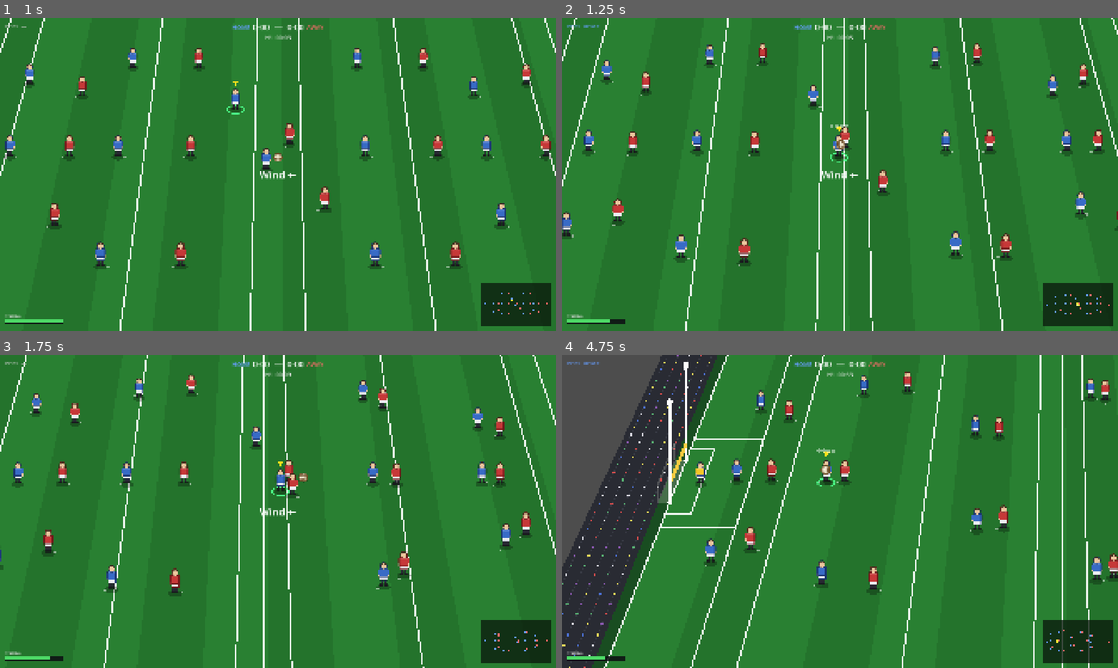
Above: before the commit, frames 1-4 (two rows, left to right).
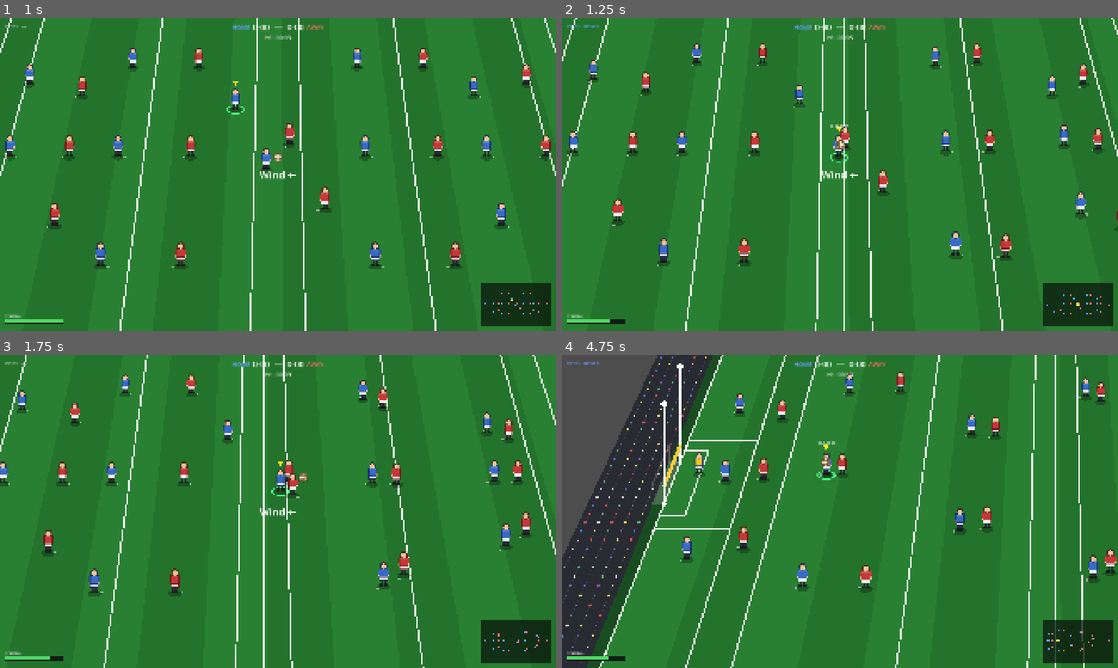
Above: after the commit, the same moments.

Repository: cathalging/gaelic-football
Game: Godot game, scene res://ui/main_menu/main_menu.tscn
The game is run twice, just before and just after one commit, with the same random seed, the same clock (stepped at 60 frames per second) and the same inputs.
Inputs (mouse positions are in pixels of both pictures, inside the frame that each line leads up to):
- Up to frame 1 (1 s): click "Quick Play" at 0.5 s
- Up to frame 2 (1.25 s): no input
- Up to frame 3 (1.75 s): tap Enter at 1.25 s; move the mouse to (400, 495) at 1.27 s; press the mouse at (400, 495) at 1.28 s; hold D (move_right) from 1.28 s (still down); right-click (400, 495) at 1.55 s
- Up to frame 4 (4.75 s): move the mouse to (728, 527) at 2.02 s; release D (move_right) at 2.03 s; release the mouse at (728, 527) at 2.03 s; hold S (move_down) 2.03-2.78 s; right-click (728, 527) at 2.1 s; tap F (tackle) at 2.3, 4.55 s; move the mouse to (895, 442) at 2.77 s; hold D (move_right) 2.78-3.53 s; hold F (tackle) 2.78-3.53 s; click (895, 442) at 3.05 s; move the mouse to (812, 574) at 3.52 s; hold W (move_up) 3.53-4.28 s; tap V (bounce) at 3.6 s; click (812, 574) at 3.67 s; right-click (812, 574) at 3.8 s; move the mouse to (1006, 558) at 4.27 s; hold A (move_left) from 4.28 s (still down); hold E (jockey) from 4.28 s (still down)

Frame 1 is identical in both runs. In frame 2, 1.9% of the frame differs, in the area x 0-98%, y 8-95%; in frame 3, 2.4%; in frame 4, 12%, in the area x 0-100%, y 0-100%.

Commit message:
AI: tactics-driven steering and off-ball runs
Add TacticsData resource (press, marking, runs, steering knobs) wired
per-team and read via AIPlayer._tactics(). Carrier context-steering and
lateral body-avoidance stop the run-into-each-other stalemate; chosen
runners break into open passing lanes so the carrier has a forward option.

Co-Authored-By: Claude Opus 4.8 <noreply@anthropic.com>

Diff:
--- a/scenes/match/ai_player.gd
+++ b/scenes/match/ai_player.gd
@@ -84,13 +84,33 @@
 const SHIFT_X_MAX  := 200.0   # how far the block slides toward the ball (x)
 const SHIFT_Y_MAX  := 110.0   # …and (y)
 
+# Steering / avoidance — players arc around bodies in their path instead of
+# jamming into them. A general lateral nudge handles off-ball movers and chasers;
+# the carrier gets the richer context-steering below. Scaled by the team's
+# `tactics.avoidance_strength` (0 = barge straight through).
+const AVOID_RADIUS   := 46.0   # a body within this, ahead of our heading, is steered around
+const AVOID_STRENGTH := 1.3    # base lateral weight (× tactics.avoidance_strength)
+# Carrier context-steering — each frame a fan of candidate headings is scored by
+# forward progress minus the danger of bodies in that lane, and the best lane is
+# driven. This is what makes a carrier veer around a defender toward open ground
+# rather than running into them and stalling. Fully geometric → deterministic.
+const CARRY_LANES      : Array[float] = [-1.05, -0.7, -0.35, 0.0, 0.35, 0.7, 1.05]
+const CARRY_LOOKAHEAD  := 160.0   # px ahead a candidate lane is scanned for blockers
+const CARRY_LANE_WIDTH := 42.0    # px either side of a lane within which a body blocks it
+
 # Man-marking & off-the-ball movement (Group A). Backs/mids track their man when
 # defending, which pulls them out of the goalmouth when a forward roams; forwards
-# push up off the ball when attacking, giving the carrier a runner to find.
-const MARK_GOALSIDE := 42.0   # how far goalside of his man a marker stands
-const RUN_SUPPORT   := 70.0   # how far forwards push toward goal off the ball
-const PASS_LEAD     := 46.0   # lead a forward run slightly toward goal on a pass
+# make runs / hold a supporting shape when attacking, giving the carrier a runner to
+# find. The tunables for this — mark tightness, support push, pass lead, runner
+# count, attacking width — now live on TacticsData and are read via _tactics().
 const KICK_PASS_RANGE := 330.0 # passes longer than this are delivered as a kick pass
+# Off-the-ball runs — a chosen runner samples receiving spots (a fan goalside of
+# itself) and moves to the most open one that sits in a clear passing lane, so the
+# carrier always has a forward option instead of a static line. See _run_into_space.
+const RECEIVE_ANGLES : Array[float] = [-1.0, -0.55, -0.25, 0.0, 0.25, 0.55, 1.0]
+const RECEIVE_DISTS  : Array[float] = [85.0, 160.0]
+const MAX_RECEIVE_DIST := 540.0          # ignore a run needing an unrealistically long pass
+const RECEIVE_LANE_PENALTY := 100000.0   # a blocked passing lane all but rules a spot out
 # Sidestep — dashing while carrying beats a close defender: a lateral kink around
 # them plus a brief window where their tackle can't land.
 const SIDESTEP_IMMUNITY := 0.35
@@ -105,7 +125,6 @@
 # and never fires two passes in quick succession. This is what gives a defender a
 # carrier to chase down and tackle, instead of the ball being offloaded the
 # instant you close in.
-const PRESSURE_RADIUS  := 150.0   # an opponent this close = under pressure
 const PASS_COOLDOWN    := 0.8     # min seconds between AI passes (no ping-pong)
 const POINT_RANGE      := 430.0   # will take a point from out to here (GAA long range)
 const GOAL_MOUTH_RANGE := 380.0   # inside this, funnel the carry toward the goal mouth
@@ -175,6 +194,12 @@
 var ball: Ball   = null
 var teammates: Array = []  # all players on this team (including self)
 var enemies:   Array = []  # all players on the opposing team
+
+## This team's behaviour profile (press, marking, runs, steering). Set by
+## match_scene on spawn; every tactical decision reads from it instead of a baked
+## constant, so a club's tactics can vary behaviour without touching this script.
+## Falls back to baseline values when null (see _tactics).
+var tactics: TacticsData = null
 
 ## Upright billboard texture drawn in the 2.5D view. Left null, a generated
 ## placeholder kit is built in _ready (see MatchSprites); assign a real Texture2D
@@ -306,6 +331,20 @@
 	_shot_rng.seed = hash(Vector2i(team, jersey))
 
 
+## Shared fallback profile so the node is runnable even if match_scene never wired
+## one (isolated scene, tests). Construct lazily — every default plays as the old
+## hand-tuned constants did.
+static var _default_tactics: TacticsData = null
+
+## The active tactics profile (the team's, or the shared baseline default).
+func _tactics() -> TacticsData:
+	if tactics != null:
+		return tactics
+	if _default_tactics == null:
+		_default_tactics = TacticsData.new()
+	return _default_tactics
+
+
 func _physics_process(delta: float) -> void:
 	if replay:
 		# Goal replay — match_scene drives our position/facing from the recorded
@@ -572,7 +611,7 @@
 
 	# Settle on the ball briefly before deciding anything.
 	if _carry_timer < DECISION_DELAY:
-		_move_toward(_carry_drive_target(), _carry_speed(), delta)
+		_move_dir(_carry_steer_dir(), _carry_speed(), delta)
 		return
 
 	var dist_goal := global_position.distance_to(_goal_centre)
@@ -583,7 +622,7 @@
 		_ai_shoot(_goal_lane_clear())
 		return
 
-	var pressured := _nearest_enemy_distance() < PRESSURE_RADIUS
+	var pressured := _nearest_enemy_distance() < _tactics().press_trigger_distance
 	var stuck := _carry_is_stuck(delta)
 
 	# Only offload when actually pressured (or grinding to a halt). Otherwise back
@@ -605,10 +644,12 @@
 		_solo_slow  = SOLO_SLOW_DURATION
 		return
 
-	# Burst away from a close presser when there's open ground ahead to run into.
+	# Burst away from a close presser, bursting along the open lane (not blindly
+	# downfield) so the dash carries the carrier around the defender, not into them.
+	var steer := _carry_steer_dir()
 	if pressured:
-		_maybe_dash(_carry_drive_target() - global_position)
-	_move_toward(_carry_drive_target(), _carry_speed(), delta)
+		_maybe_dash(steer)
+	_move_dir(steer, _carry_speed(), delta)
 
 
 ## Closest opponent distance — used to decide if the carrier is under pressure.
@@ -642,22 +683,59 @@
 	return null
 
 
-## Where an AI carrier drives toward: forward (attack direction), but steered
-## back infield when it gets near a touchline or end line so it doesn't dribble
-## out of bounds and force a restart.
-func _carry_drive_target() -> Vector2:
-	# Near the opponent end, funnel toward the goal mouth so an off-centre carrier
-	# converges on a shooting position instead of running along the end line (which
-	# used to leave it stuck, never inside SHOOT_RANGE of the goal centre).
+## The carrier's *desired* heading before avoidance: toward the goal mouth when in
+## range (so an off-centre carrier converges on a shooting position instead of
+## running along the end line), otherwise downfield — steered back infield near a
+## touchline or end line so it doesn't dribble out of bounds and force a restart.
+func _carry_heading() -> Vector2:
 	if global_position.distance_to(_goal_centre) < GOAL_MOUTH_RANGE:
-		return _goal_centre
-	# Further out, drive straight downfield, steering off the touchlines/end line.
+		var to_goal := _goal_centre - global_position
+		return to_goal.normalized() if to_goal.length() > 0.01 else _attack_dir
 	var drive := _attack_dir
 	if absf(global_position.y) > PITCH_HALF_WIDTH - EDGE_MARGIN:
 		drive.y -= signf(global_position.y) * 1.3
 	if absf(global_position.x) > PITCH_HALF_LENGTH - EDGE_MARGIN:
 		drive.x -= signf(global_position.x) * 1.3
-	return global_position + drive.normalized() * 80.0
+	return drive.normalized()
+
+
+## Context-steering: choose the carry heading that best trades forward progress for
+## a clear lane, so the carrier arcs around defenders toward open ground instead of
+## dribbling into them and grinding to a halt. Samples a fan of headings around the
+## goal-seeking direction, scores each by progress minus the danger of bodies in
+## that lane, and returns the winner. Deterministic — no RNG.
+func _carry_steer_dir() -> Vector2:
+	var goal_dir := _carry_heading()
+	var avoid := _tactics().avoidance_strength
+	var best_dir := goal_dir
+	var best_score := -INF
+	for off in CARRY_LANES:
+		var cand := goal_dir.rotated(off)
+		var progress := cand.dot(goal_dir)   # 1 dead ahead … less to the sides
+		var score := progress - _lane_danger(cand) * avoid
+		if score > best_score:
+			best_score = score
+			best_dir   = cand
+	return best_dir
+
+
+## How blocked a candidate carry lane is: opponents standing ahead within
+## CARRY_LOOKAHEAD and close to the lane add danger, weighted by how central and how
+## near they are. 0 = a clear run. Used only by _carry_steer_dir.
+func _lane_danger(dir: Vector2) -> float:
+	var danger := 0.0
+	for e in enemies:
+		var rel := (e as AIPlayer).global_position - global_position
+		var along := rel.dot(dir)
+		if along <= 0.0 or along > CARRY_LOOKAHEAD:
+			continue   # behind us, or beyond how far we look ahead
+		var lateral := (rel - dir * along).length()
+		if lateral > CARRY_LANE_WIDTH:
+			continue   # not in this lane
+		var lat_w  := 1.0 - lateral / CARRY_LANE_WIDTH   # central blockers are worse
+		var near_w := 1.0 - along / CARRY_LOOKAHEAD       # closer blockers are worse
+		danger += lat_w * near_w
+	return danger
 
 
 # ── Team shape ───────────────────────────────────────────────────────────────
@@ -668,8 +746,8 @@
 func _off_ball_target() -> Vector2:
 	if _should_mark():
 		return _marking_position()
-	if _team_in_possession() == team and not is_keeper:
-		return _support_run_position()
+	if _team_in_possession() == team and not is_keeper and not is_carrying:
+		return _attack_off_ball_target()
 	return _tactical_position()
 
 
@@ -704,27 +782,117 @@
 	var to_goal := (own_goal - mark_target.global_position)
 	if to_goal.length() > 0.01:
 		to_goal = to_goal.normalized()
-	return mark_target.global_position + to_goal * MARK_GOALSIDE + _separation()
-
-
-## A forward's supporting run: hold the zonal slot but push toward the opposition
-## goal so the defence has to come up with us, opening space behind.
-func _support_run_position() -> Vector2:
-	var base := _tactical_position()
-	var to_goal := _goal_centre - global_position
-	if to_goal.length() > GOAL_MOUTH_RANGE:
-		base += to_goal.normalized() * RUN_SUPPORT
+	return mark_target.global_position + to_goal * _tactics().mark_goalside + _separation()
+
+
+## Off-the-ball destination when our team has the ball: the chosen runners break
+## into open space to receive; everyone else holds a supporting attacking shape that
+## stretches the defence and offers a recycle outlet. This is what gives the carrier
+## (AI or human) someone to pass to instead of a static line.
+func _attack_off_ball_target() -> Vector2:
+	var carrier := _own_carrier()
+	if carrier != null and _is_attacker() and _is_active_runner(carrier):
+		return _run_into_space(carrier)
+	return _support_shape_position()
+
+
+## Our team's current ball carrier (the human or an AI teammate), or null.
+func _own_carrier() -> AIPlayer:
+	for t in teammates:
+		var tm := t as AIPlayer
+		if tm.is_carrying:
+			return tm
+	return null
+
+
+## A forward — holds no marking duty and is not the keeper, so it plays high and is
+## eligible to make off-the-ball runs. (Backs and midfielders mark / hold shape.)
+func _is_attacker() -> bool:
+	return not is_keeper and mark_target == null
+
+
+## True if this attacker is one of the team's `runner_count` designated runners — the
+## attackers nearest the opposition goal. Every teammate evaluates the same ranking
+## over the same data (deterministically, tie-broken by jersey), so they agree on who
+## runs without any central assignment. The carrier and the human pick their own
+## movement, so both are excluded from the runner pool.
+func _is_active_runner(carrier: AIPlayer) -> bool:
+	var rc := _tactics().runner_count
+	if rc <= 0:
+		return false
+	var my_d := global_position.distance_to(_goal_centre)
+	var ahead := 0   # eligible attackers ranked above us (nearer goal)
+	for t in teammates:
+		var tm := t as AIPlayer
+		if tm == self or tm == carrier or tm.is_human_controlled or not tm._is_attacker():
+			continue
+		var d := tm.global_position.distance_to(_goal_centre)
+		if d < my_d or (is_equal_approx(d, my_d) and tm.jersey < jersey):
+			ahead += 1
+	return ahead < rc
+
+
+## Pick a spot to run onto: sample a fan of points goalside of ourselves and choose
+## the one that is most open AND sits in a clear passing lane from the carrier, with a
+## bias toward getting in behind (stronger the more `directness` the tactics carry).
+## Deterministic — geometric scoring, no RNG. Separation keeps multiple runners apart.
+func _run_into_space(carrier: AIPlayer) -> Vector2:
+	var goal_dir := _goal_centre - global_position
+	goal_dir = goal_dir.normalized() if goal_dir.length() > 0.01 else _attack_dir
+	var w_goal := 0.4 + _tactics().directness * 0.6   # direct sides favour the run in behind
+	var best := global_position
+	var best_score := -INF
+	for ang in RECEIVE_ANGLES:
+		var dir := goal_dir.rotated(ang)
+		for dist in RECEIVE_DISTS:
+			var spot := global_position + dir * dist
+			if absf(spot.x) > PITCH_HALF_LENGTH - EDGE_MARGIN \
+					or absf(spot.y) > PITCH_HALF_WIDTH - EDGE_MARGIN:
+				continue   # would run off the pitch
+			var score := _receive_spot_score(spot, carrier, w_goal)
+			if score > best_score:
+				best_score = score
+				best       = spot
+	return best + _separation()
+
+
+## Score a candidate receiving spot: reward open space and getting goalside of the
+## carrier; all but rule out a spot whose passing lane is already cut, or one so far
+## the pass would be unrealistic.
+func _receive_spot_score(spot: Vector2, carrier: AIPlayer, w_goal: float) -> float:
+	var openness := _nearest_enemy_to(spot)
+	var goal_gain := carrier.global_position.distance_to(_goal_centre) \
+			- spot.distance_to(_goal_centre)
+	var score := openness + maxf(0.0, goal_gain) * w_goal
+	if _pass_lane_blocked(carrier.global_position, spot):
+		score -= RECEIVE_LANE_PENALTY
+	if carrier.global_position.distance_to(spot) > MAX_RECEIVE_DIST:
+		score -= RECEIVE_LANE_PENALTY
+	return score
+
+
+## A supporting attacking shape for non-runners: the zonal slot (widened by the
+## tactics' attacking width), with forwards still pushing toward goal so the defence
+## has to come up and space opens behind. Midfielders/backs hold to offer a recycle.
+func _support_shape_position() -> Vector2:
+	var base := _tactical_position(_tactics().attacking_width)
+	if _is_attacker():
+		var to_goal := _goal_centre - global_position
+		if to_goal.length() > GOAL_MOUTH_RANGE:
+			base += to_goal.normalized() * _tactics().support_distance
 	return base
 
 
-func _tactical_position() -> Vector2:
-	# The whole team slides toward the ball as a single block, so each player
-	# keeps their formation lane relative to teammates instead of converging on
-	# the ball. This is what stops the "everyone in one pile" behaviour.
+## The zonal slot, with the whole team sliding toward the ball as one block so each
+## player keeps their formation lane instead of converging on the ball (this is what
+## stops the "everyone in one pile" behaviour). `width` scales the lane's spread off
+## centre — the attacking shape widens it (see _support_shape_position); defaults to
+## 1.0 so every other caller is unchanged.
+func _tactical_position(width: float = 1.0) -> Vector2:
 	var shift_x := clampf(ball.global_position.x * 0.40, -SHIFT_X_MAX, SHIFT_X_MAX)
 	var shift_y := clampf(ball.global_position.y * 0.30, -SHIFT_Y_MAX, SHIFT_Y_MAX)
 	var tx := clampf(home_position.x + shift_x, -860.0, 860.0)
-	var ty := clampf(home_position.y + shift_y, -540.0, 540.0)
+	var ty := clampf(home_position.y * width + shift_y, -540.0, 540.0)
 	return Vector2(tx, ty) + _separation()
 
 
@@ -777,7 +945,7 @@
 func _shot_spread(power: float) -> float:
 	var dist := global_position.distance_to(_goal_centre)
 	var range_factor := clampf(dist / POINT_RANGE, 0.0, 1.0)
-	var pressure := 1.0 - clampf(_nearest_enemy_distance() / PRESSURE_RADIUS, 0.0, 1.0)
+	var pressure := 1.0 - clampf(_nearest_enemy_distance() / _tactics().press_trigger_distance, 0.0, 1.0)
 	var difficulty := clampf(range_factor * 0.7 + pressure * 0.5, 0.0, 1.0)
 	var overcharge := clampf((power - OVERCHARGE_KNEE) / (1.0 - OVERCHARGE_KNEE), 0.0, 1.0)
 	return difficulty * MAX_SHOT_SPREAD + overcharge * OVERCHARGE_SPREAD
@@ -832,10 +1000,10 @@
 	# Lead a forward making a run slightly toward goal, so the ball is played into
 	# space ahead of them rather than to their feet (a through ball).
 	var spot := target.global_position
-	if target.mark_target == null and not target.is_keeper:
+	if target._is_attacker():
 		var to_goal := _goal_centre - target.global_position
 		if to_goal.length() > GOAL_MOUTH_RANGE:
-			spot += to_goal.normalized() * PASS_LEAD
+			spot += to_goal.normalized() * _tactics().pass_lead
 	var dir := (spot - global_position).normalized()
 	is_carrying  = false
 	_carry_timer = 0.0
@@ -1346,20 +1514,77 @@
 		ball.velocity   = Vector2.ZERO
 
 
+## Seek a point, steering around any body in the way (see _avoid_offset) so movers
+## arc past each other instead of jamming up. The carrier bypasses this and drives
+## its context-steered heading through _move_dir directly.
 func _move_toward(target: Vector2, speed: float, delta: float) -> void:
 	# Mid-dash, an AI bursts straight along its locked dash direction (the human
 	# dash is driven separately in _process_human_movement).
 	if _dash_time > 0.0:
+		_move_dir(_dash_dir, speed, delta)
+		return
+	var to_target := target - global_position
+	var dist := to_target.length()
+	if dist < 10.0:
+		velocity = velocity.lerp(Vector2.ZERO, DECEL * delta)
+		return
+	var dir := to_target / dist
+	# Avoid bodies *between* us and the target, but not the body sitting at the
+	# target itself — otherwise a defender chasing a carrier would steer off it and
+	# never close for the tackle.
+	_move_dir(dir + _avoid_offset(dir, dist - PLAYER_RADIUS * 2.0), speed, delta)
+
+
+## Low-level drive: accelerate toward `dir` (any length) at `speed`, updating
+## facing. A mid-dash burst overrides with the locked dash direction. This is the
+## one place velocity/facing are set for AI movement — both _move_toward and the
+## carrier's context-steered drive route through here.
+func _move_dir(dir: Vector2, speed: float, delta: float) -> void:
+	if _dash_time > 0.0:
 		facing   = _dash_dir
 		velocity = velocity.lerp(_dash_dir * DASH_SPEED, DASH_ACCEL * delta)
 		return
-	var dir := target - global_position
-	if dir.length() < 10.0:
+	if dir.length() < 0.01:
 		velocity = velocity.lerp(Vector2.ZERO, DECEL * delta)
 		return
-	dir    = dir.normalized()
-	facing = dir
+	dir      = dir.normalized()
+	facing   = dir
 	velocity = velocity.lerp(dir * speed, ACCEL * delta)
+
+
+## A steering nudge that pushes `desired_dir` laterally around bodies sitting ahead
+## of it within AVOID_RADIUS — the open side gets picked, so the player arcs past
+## traffic rather than running into it. Considers both teams; the keeper opts out
+## (it must hold a precise goal line). Bodies further along the heading than
+## `max_along` are ignored (the target we're seeking shouldn't be avoided). Returns
+## a vector to add to the heading.
+func _avoid_offset(desired_dir: Vector2, max_along: float = INF) -> Vector2:
+	if is_keeper:
+		return Vector2.ZERO
+	var strength := AVOID_STRENGTH * _tactics().avoidance_strength
+	if strength <= 0.0 or desired_dir.length() < 0.01:
+		return Vector2.ZERO
+	var push := Vector2.ZERO
+	for arr in [enemies, teammates]:
+		for n in arr:
+			var a := n as AIPlayer
+			if a == self:
+				continue
+			var rel := a.global_position - global_position
+			var d := rel.length()
+			if d < 0.01 or d > AVOID_RADIUS:
+				continue
+			var along := rel.dot(desired_dir)
+			if along <= 0.0 or along >= max_along:
+				continue   # beside/behind our heading, or at/past the target — not in the way
+			var lateral := rel - desired_dir * along
+			var side: Vector2
+			if lateral.length() > 1.0:
+				side = -lateral.normalized()                        # steer to the open side
+			else:
+				side = Vector2(-desired_dir.y, desired_dir.x)        # dead ahead — pick a side
+			push += side * (1.0 - d / AVOID_RADIUS)                 # closer = stronger
+	return push * strength
 
 
 # ── Rendering ─────────────────────────────────────────────────────────────────
--- a/scenes/match/match_scene.gd
+++ b/scenes/match/match_scene.gd
@@ -198,6 +198,12 @@
 var _team_b: Array = []   # Array[AIPlayer]
 var _controlled: AIPlayer = null
 
+# Per-team tactics profiles. Quick Play uses the baseline default for both; career
+# mode will later supply each club's own profile here. Passed to every AIPlayer on
+# spawn so behaviour is driven by data, not baked constants.
+var _tactics_a: TacticsData = TacticsData.new()
+var _tactics_b: TacticsData = TacticsData.new()
+
 # Player switching. switch_player takes the Team A player nearest the ball (or the
 # opposition carrier), then repeated presses within SWITCH_CYCLE_TIME step out to the
 # next-nearest. A right-stick flick instead grabs the nearest player in that direction.
@@ -327,6 +333,7 @@
 		ai.jersey  = i + 1   # 1 = GK … 15 = full forward (see formation arrays)
 		ai.is_keeper = i == 0   # roster index 0 is the goalkeeper
 		ai.ball    = _ball
+		ai.tactics = _tactics_a if team_id == 0 else _tactics_b
 		var shape  := CollisionShape2D.new()
 		var circle := CircleShape2D.new()
 		circle.radius = AIPlayer.PLAYER_RADIUS
--- /dev/null
+++ b/systems/data/tactics_data.gd
@@ -0,0 +1,45 @@
+extends Resource
+class_name TacticsData
+## A team's behaviour profile — the tunable knobs that shape how its AI plays.
+## Pure data, no behaviour (see CLAUDE.md "Data is Resources").
+##
+## Today these defaults reproduce the hand-tuned constants that used to live in
+## `ai_player.gd`, so a freshly constructed `TacticsData` plays exactly as before.
+## Career mode will later hand each club its own profile (high press vs sit deep,
+## direct vs patient, etc.); the match scene assigns one per team on spawn and the
+## AI reads every tactical decision from it instead of from baked-in constants.
+##
+## Kept JSON-serialisable (primitives only) so it round-trips through a career save
+## and, eventually, network sync.
+
+# ── Defensive shape & pressing ────────────────────────────────────────────────
+## An opponent closer to the carrier than this (px) counts as pressure — the
+## carrier then looks for a pass. Lower = the team lets you carry before reacting.
+@export var press_trigger_distance: float = 150.0
+## How far goalside of his man a marker stands (px). Higher = tighter, riskier
+## marking that follows the man further from goal.
+@export var mark_goalside: float = 42.0
+## Defensive line height, −1 (sit very deep) … 0 (as drawn) … +1 (push right up).
+## Shifts the whole defending block up or down the pitch. Reserved for the runs
+## pass; harmless at 0.
+@export_range(-1.0, 1.0, 0.05) var defensive_line_height: float = 0.0
+
+# ── Attacking shape & off-the-ball runs ───────────────────────────────────────
+## How far forwards push toward goal off the ball (px) when the team has it.
+@export var support_distance: float = 70.0
+## How far a pass leads a running forward toward goal (px) — the through-ball bias.
+@export var pass_lead: float = 46.0
+## Lateral spread multiplier for the attacking block (1 = as drawn). Reserved for
+## the runs pass.
+@export_range(0.5, 1.5, 0.05) var attacking_width: float = 1.0
+## How many attackers commit to active off-the-ball runs at once. Reserved for the
+## runs pass.
+@export_range(0, 4, 1) var runner_count: int = 2
+## Directness, 0 (patient — keep the ball, recycle) … 1 (direct — early ball
+## forward, back the carry). Reserved for the runs pass.
+@export_range(0.0, 1.0, 0.05) var directness: float = 0.5
+
+# ── Movement / steering ───────────────────────────────────────────────────────
+## How hard players steer around bodies in their path (1 = baseline). Higher
+## arcs players further around traffic; 0 disables avoidance (they barge through).
+@export_range(0.0, 2.0, 0.05) var avoidance_strength: float = 1.0
Not shown, added: systems/data/tactics_data.gd.uid
